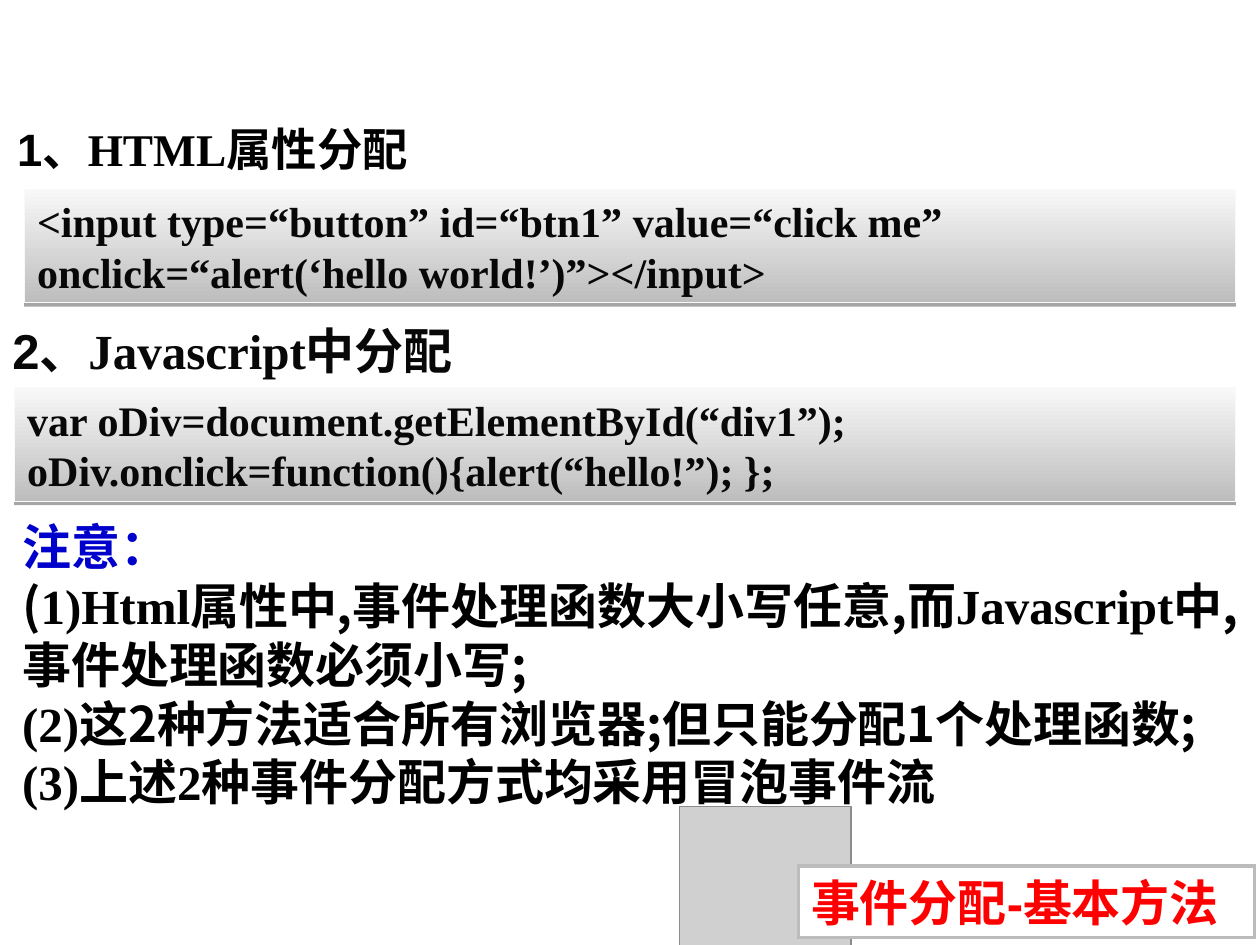
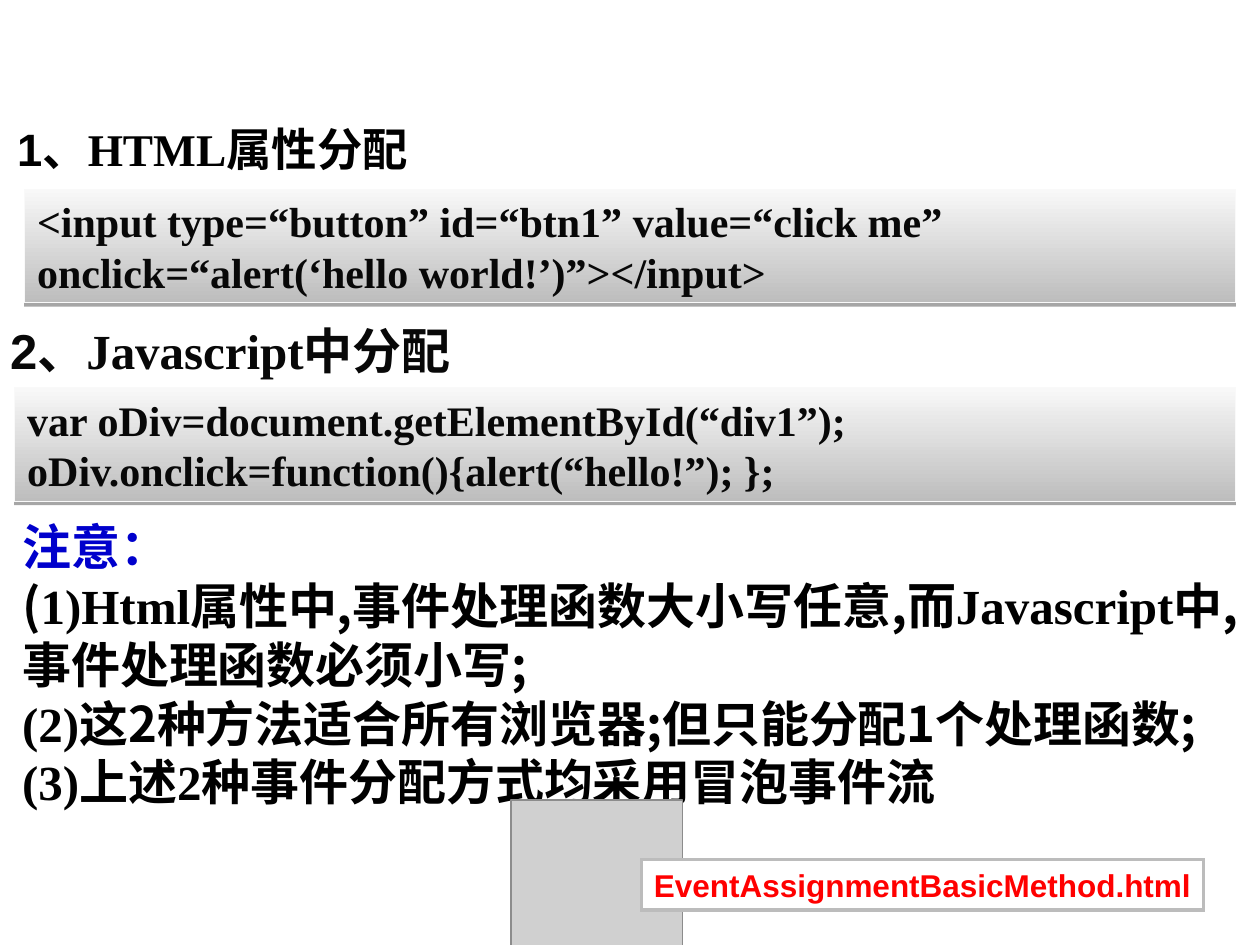
Before and after one commit to lxn56975/webdev, a slide deck: slide 104 of Chapter4Javascript.ppt. Drawn at 1260x945 pixels with LibreOffice and Linux fonts; fonts in the diff are those of the drawing; grey boxes stand for pictures; background and template pictures are left out. Boxes give left, top, right and bottom in pixels: in the first picture for what was removed or moved away, otherwise in the second. Text is boxed around its words. In the diff, an @@ line names an element or a change of style, - is before the commit and + after.

```diff
--- a/Chapter4Javascript.ppt
+++ b/Chapter4Javascript.ppt
@@ picture: place and size @@
-picture at (679,806,850,945)
+picture at (512,800,683,945)
@@ rectangle "EventAssignmentBasicMethod.html": place and size @@
-rectangle "EventAssignmentBasicMethod.html" at (799,866,1255,937)
+rectangle "EventAssignmentBasicMethod.html" at (641,859,1203,910)
@@ text in rectangle at (654,874,1191,903): text changed; size 28 to 18 pt @@
-事件分配-基本方法
+EventAssignmentBasicMethod.html
```
Also in this commit, not shown: 1 other file.
